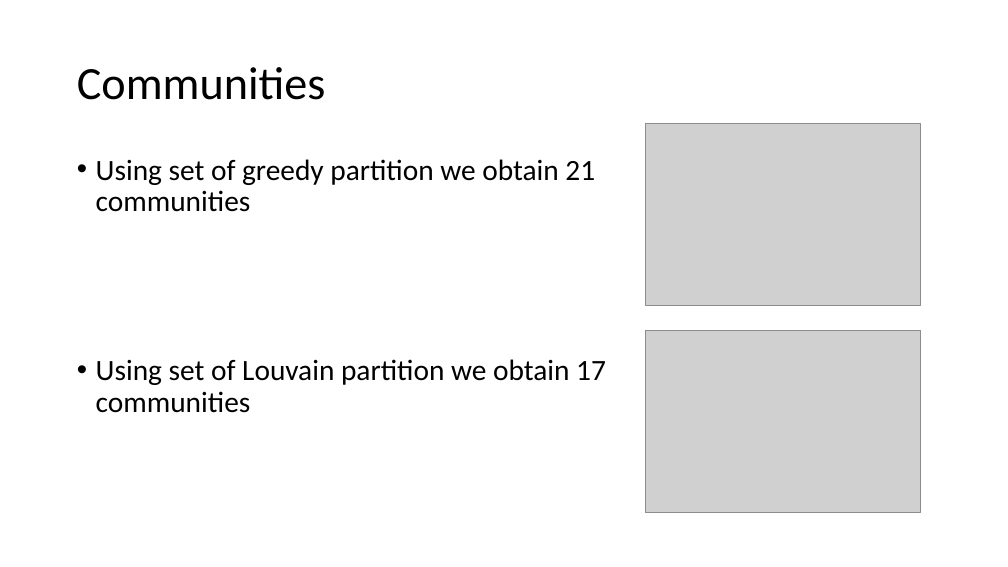
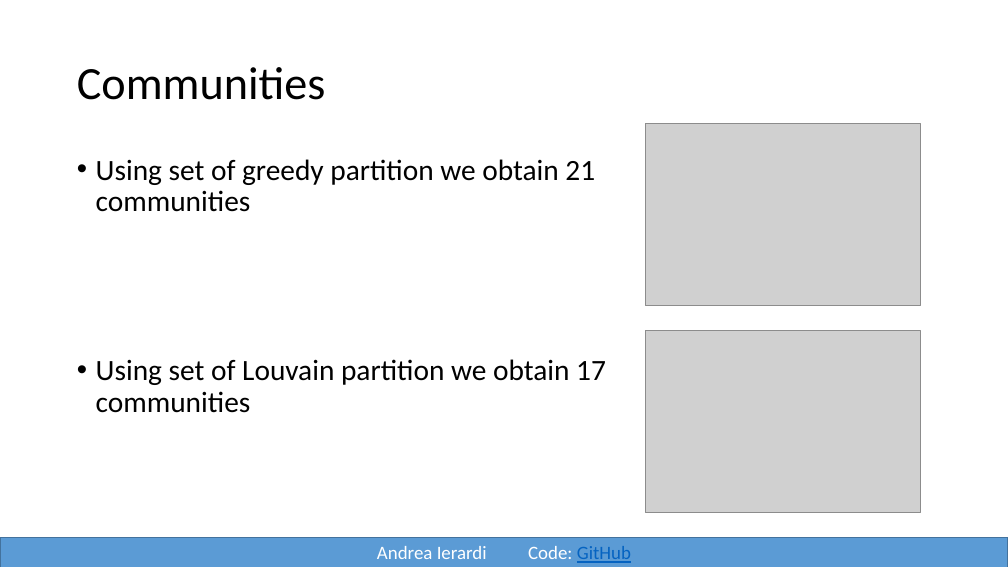
Before and after one commit to Andreaierardi/SocialNetworkAnalysis-project, a slide deck: slide 10 of Report/report.pptx. Drawn at 1008x567 pixels with LibreOffice and Linux fonts; fonts in the diff are those of the drawing; grey boxes stand for pictures. Boxes give left, top, right and bottom in pixels: in the first picture for what was removed or moved away, otherwise in the second. Text is boxed around its words. In the diff, an @@ line names an element or a change of style, - is before the commit and + after.

```diff
--- a/Report/report.pptx
+++ b/Report/report.pptx
@@ rectangle added at (0,538,1008,567), fill #5B9BD5, outline #43739E 1 pt, 18 pt, text #FFFFFF @@
+Andrea Ierardi Code: GitHub
```
Also in this commit, not shown: 11 other slides changed.
